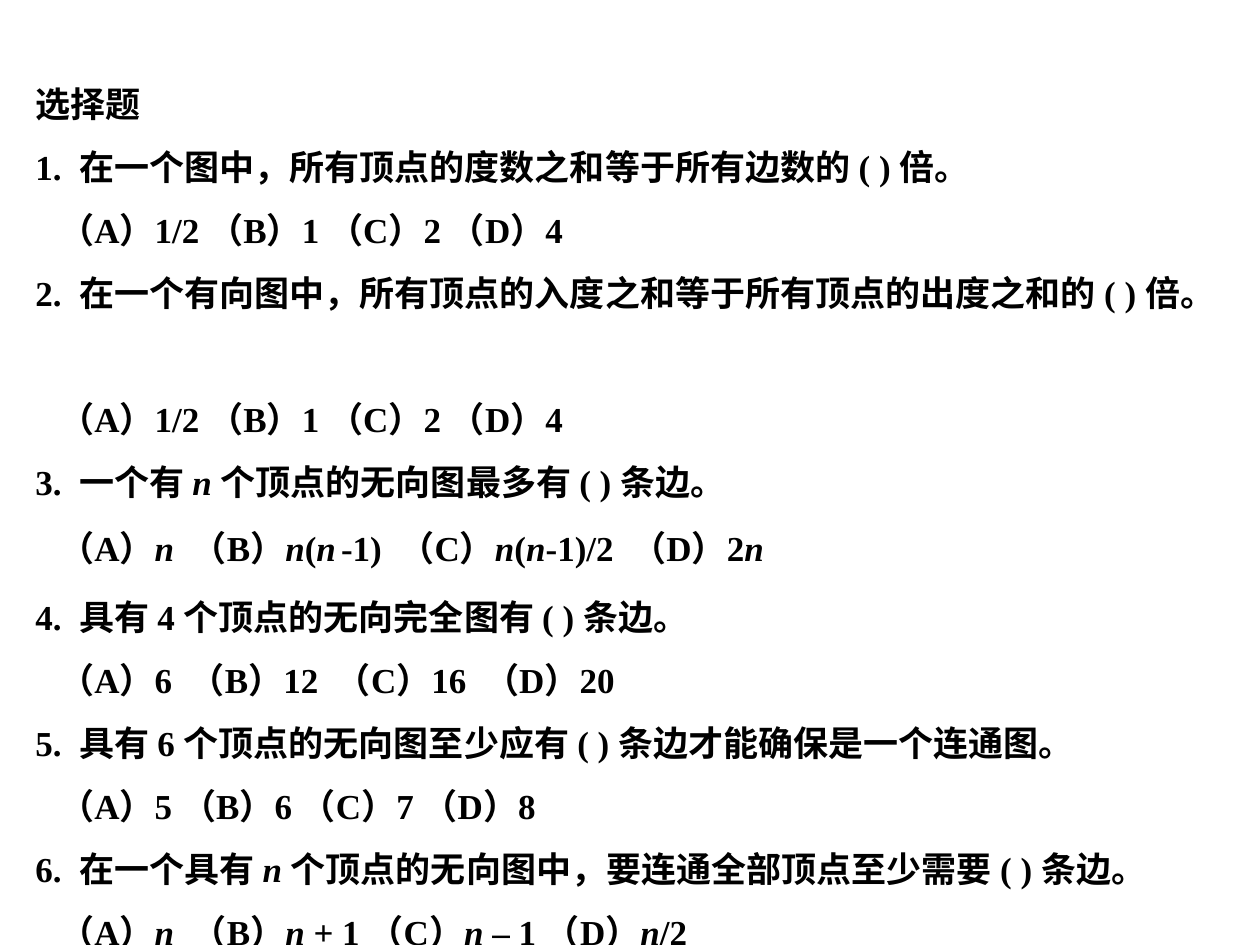
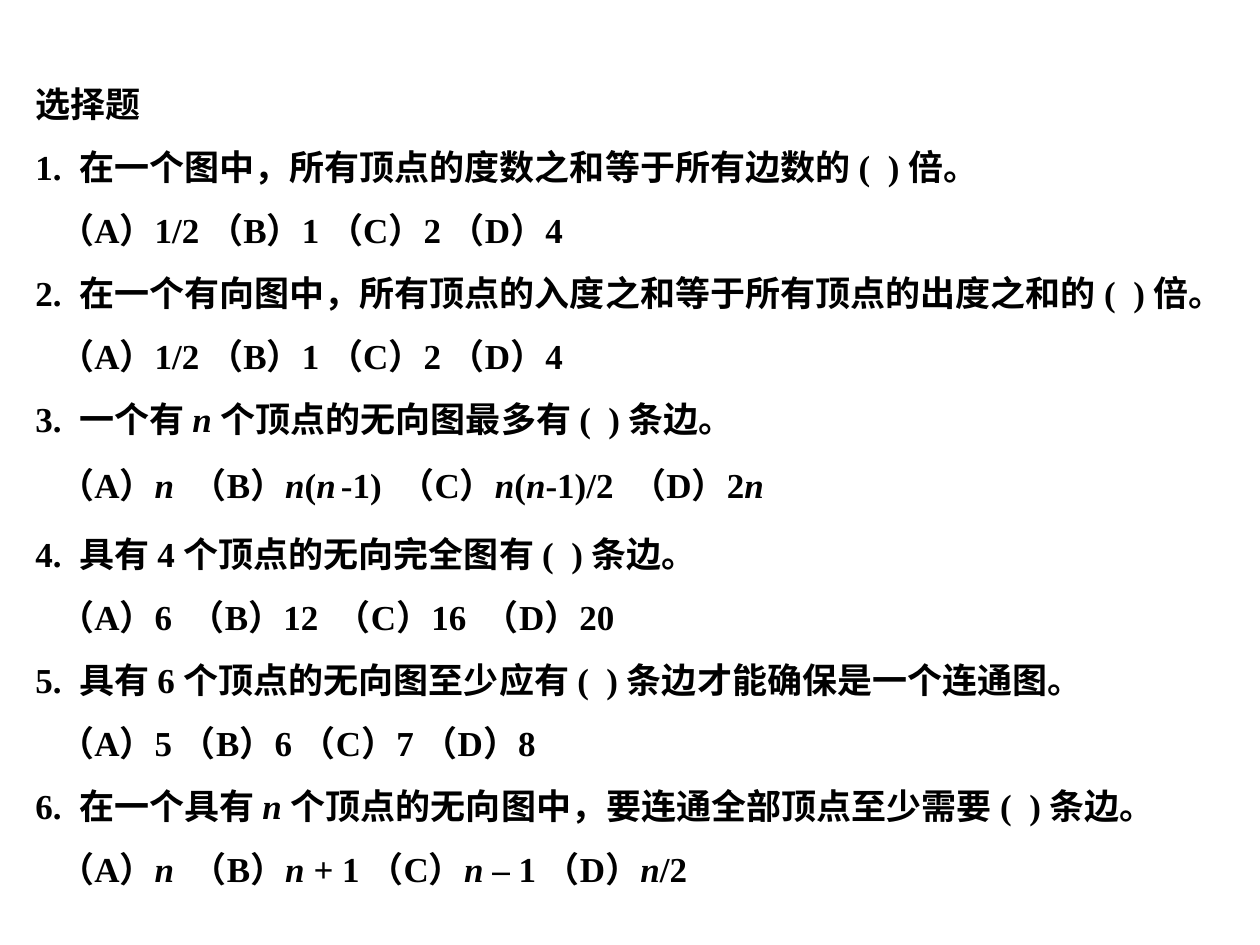
Before and after one commit to Gempittance/Data_Structur_Build, a slide deck: slide 54 of 数据结构PPT/ds7.pptx (slide 53 before the commit). Drawn at 1260x945 pixels with LibreOffice and Linux fonts; fonts in the diff are those of the drawing; background and template pictures are left out. Boxes give left, top, right and bottom in pixels: in the first picture for what was removed or moved away, otherwise in the second. Text is boxed around its words. In the diff, an @@ line names an element or a change of style, - is before the commit and + after.

```diff
--- a/数据结构PPT/ds7.pptx
+++ b/数据结构PPT/ds7.pptx
@@ text "选择题 1. 在一个图中，所有顶点的度数之和等于所有边数的 ( ) ..." rewrapped from <box>35,87,1215,887</box> to <box>35,87,1224,886</box> @@
```
Also in this commit, not shown: 4 other slides changed, 2 slides added.
